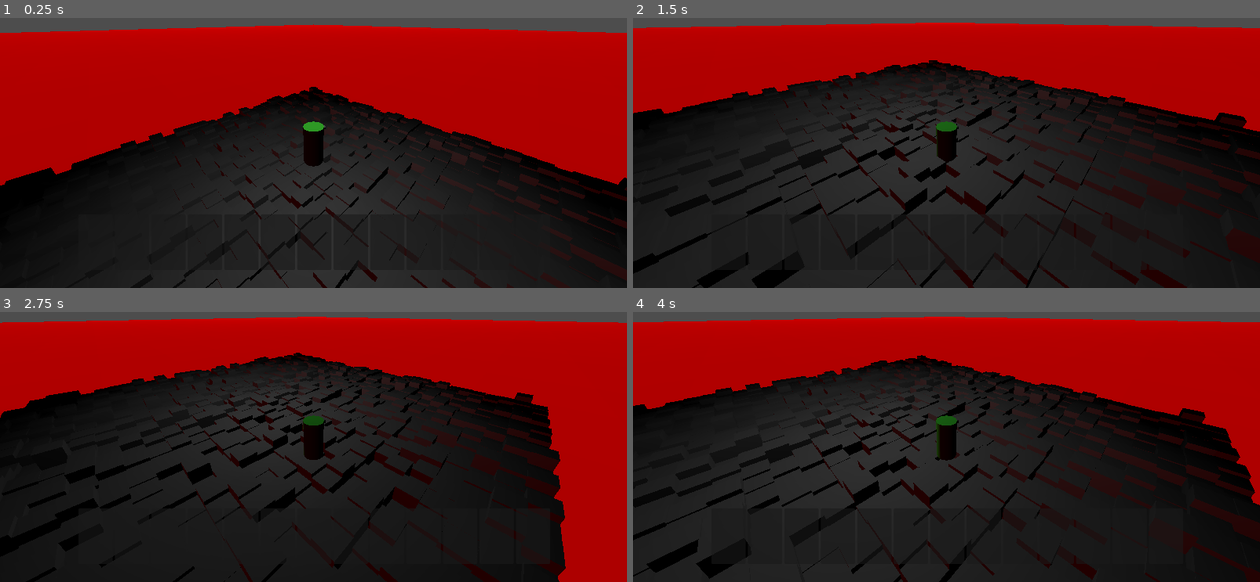
Above: before the commit, frames 1-4 (two rows, left to right).
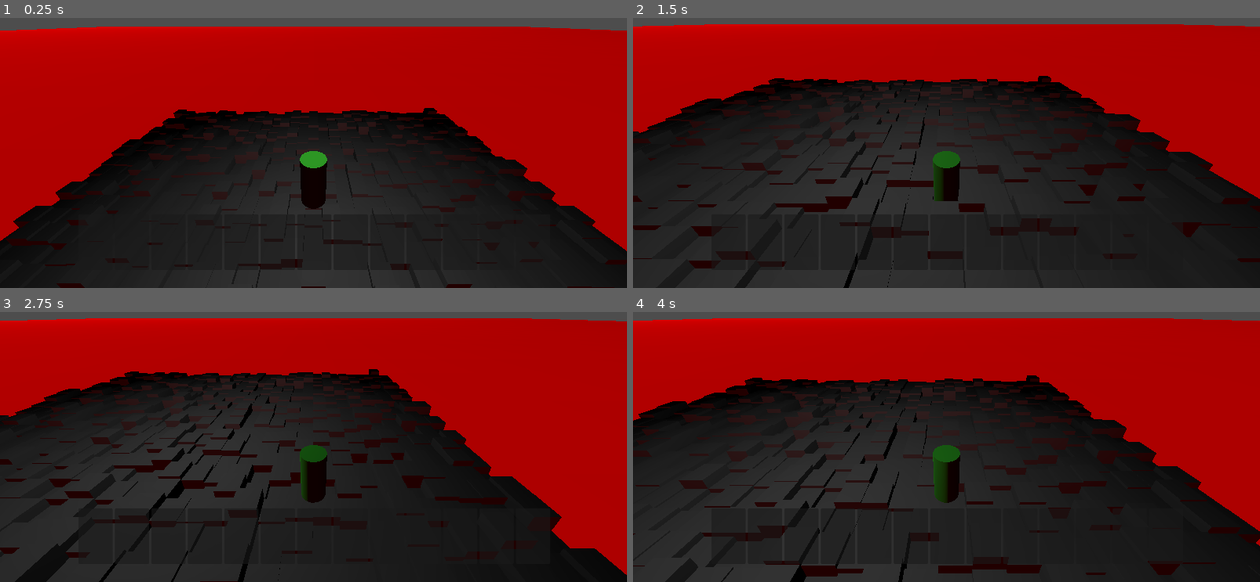
Above: after the commit, the same moments.

Repository: spacemanstan/CrumbleCave
Game: Godot game, scene res://world.tscn
Two runs of this game, one before a commit and one after it. Both use one fixed random seed, a clock stepped at 60 frames per second and the inputs below.
Inputs:
- Up to frame 1 (0.25 s): no input
- Up to frame 2 (1.5 s): hold Right (ui_right) 0.53-1.28 s; tap Space (jump) at 0.77 s; hold Down (ui_down) from 1.28 s (still down)
- Up to frame 3 (2.75 s): tap Space (jump) at 1.52 s; release Down (ui_down) at 2.03 s; hold Right (ui_right) from 2.03 s (still down)
- Up to frame 4 (4 s): release Right (ui_right) at 2.78 s; hold Up (ui_up) 2.78-3.53 s; tap Space (jump) at 3.02, 3.77 s; hold Left (ui_left) from 3.53 s (still down)

The runs differ from the first frame. In frame 1, 11% of the frame differs, in the area x 0-100%, y 2-100%; in frame 2, 15%; in frame 3, 19%, in the area x 0-100%, y 1-100%; in frame 4, 16%.

Commit message:
Changed the camera to be behind the character

Diff:
--- a/world.tscn
+++ b/world.tscn
@@ -1,11 +1,9 @@
-[gd_scene load_steps=7 format=3 uid="uid://dbwowjrmyg668"]
-
+[gd_scene load_steps=8 format=3 uid="uid://dbwowjrmyg668"]
 
 [ext_resource type="PackedScene" uid="uid://hx8hbbrw2jmq" path="res://ground.tscn" id="1_c83ny"]
 [ext_resource type="Script" path="res://world.gd" id="1_ccbp5"]
-[ext_resource type="PackedScene" path="res://player.tscn" id="2_8g7m2"]
+[ext_resource type="PackedScene" uid="uid://quh0pnhlex2d" path="res://player.tscn" id="2_8g7m2"]
 [ext_resource type="Script" path="res://Lava.gd" id="4_24ce5"]
-
 
 [sub_resource type="Gradient" id="Gradient_i8nsv"]
 colors = PackedColorArray(0.870387, 1.44392e-06, 1.2514e-06, 1, 0.585847, 1.44392e-06, 2.88785e-07, 1)
@@ -23,13 +21,12 @@
 transform = Transform3D(1, 0, 0, 0, 1, 0, 0, 0, 1, 0, 5, 0)
 
 [node name="Camera3D" type="Camera3D" parent="player"]
-transform = Transform3D(0.707107, -0.298445, 0.641039, 0, 0.906566, 0.422065, -0.707107, -0.298445, 0.641039, 6, 6.70297, 6)
+transform = Transform3D(1, 0, 0, 0, 0.906308, 0.422618, 0, -0.422618, 0.906308, 0, 6.703, 6)
 fov = 82.2821
 
 [node name="OmniLight3D" type="OmniLight3D" parent="."]
 transform = Transform3D(1, 0, 0, 0, 1, 0, 0, 0, 1, 0, 10, 0)
 omni_range = 22.6851
-
 
 [node name="Ground" parent="." instance=ExtResource("1_c83ny")]
 
@@ -61,6 +58,7 @@
 offset_bottom = -0.248047
 grow_horizontal = 2
 grow_vertical = 2
+size_flags_vertical = 3
 
 [node name="slot1" type="Panel" parent="inventory/HBoxContainer"]
 material = SubResource("CanvasItemMaterial_52mma")
